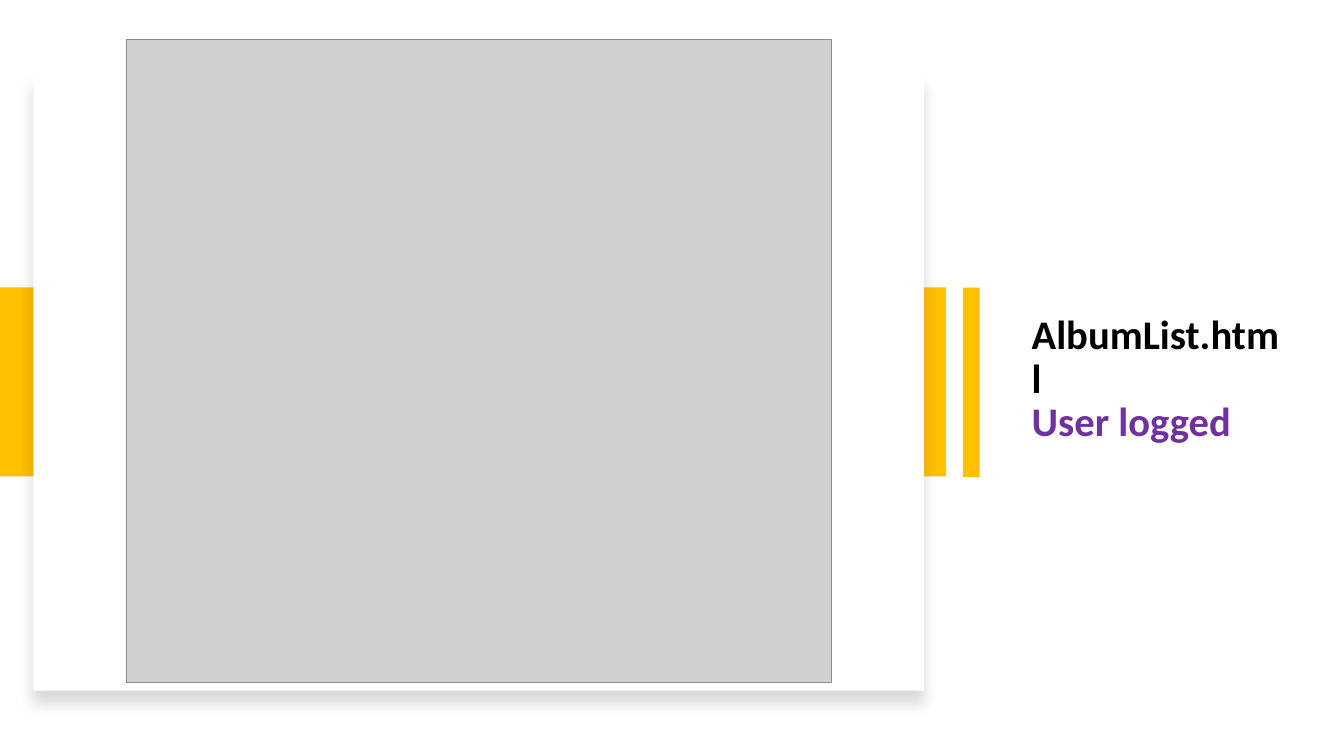
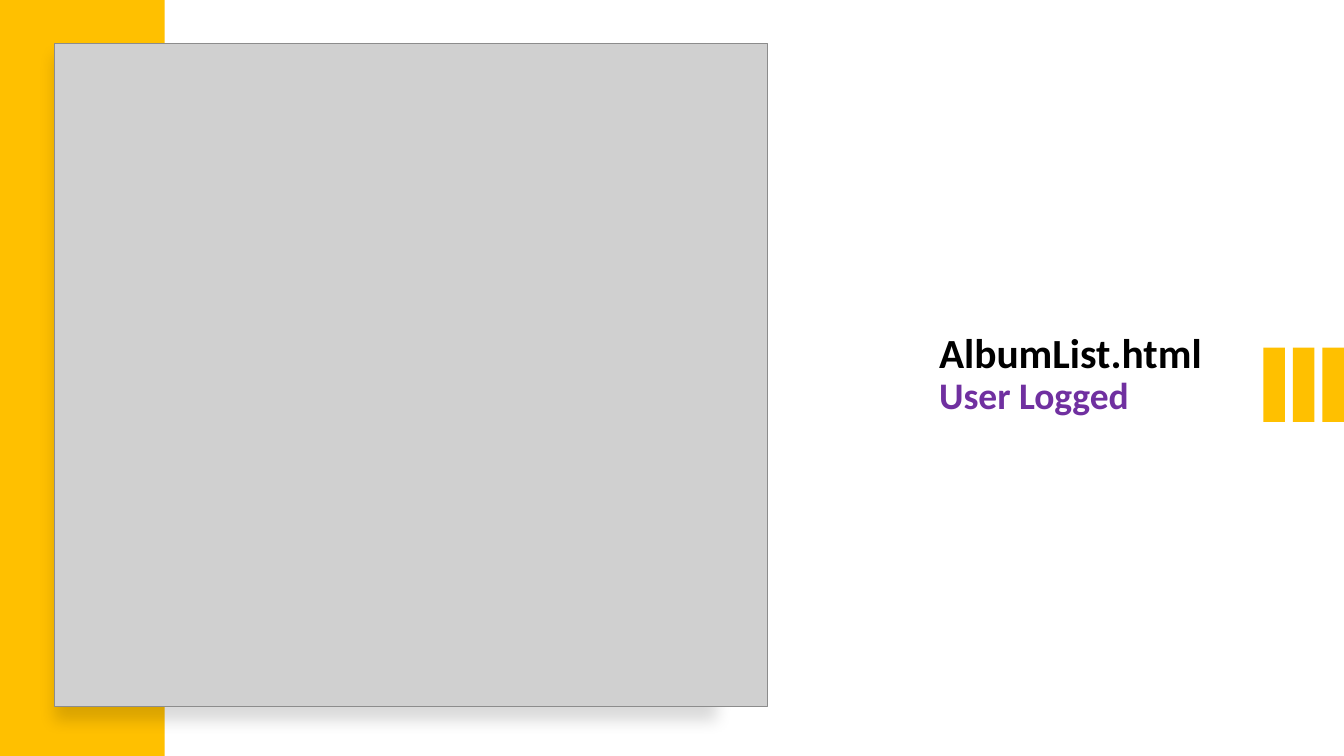
Before and after one commit to Giulsmoon/TecnologiePerIlWeb_Project1, a slide deck: slide 7 of Presentazioni Powerpoint/Progetto1_versione_PURE_HTML.pptx. Drawn at 1344x756 pixels with LibreOffice and Linux fonts; fonts in the diff are those of the drawing; grey boxes stand for pictures. Boxes give left, top, right and bottom in pixels: in the first picture for what was removed or moved away, otherwise in the second. Text is boxed around its words. In the diff, an @@ line names an element or a change of style, - is before the commit and + after.

```diff
--- a/Presentazioni Powerpoint/Progetto1_versione_PURE_HTML.pptx
+++ b/Presentazioni Powerpoint/Progetto1_versione_PURE_HTML.pptx
@@ rectangle added at (0,0,164,756), fill #FFC000 @@
@@ picture: place and size @@
-picture at (126,40,832,684)
+picture at (54,43,767,707)
@@ rectangle: place and size @@
-rectangle at (33,74,925,691)
+rectangle at (54,43,717,707)
@@ rectangle removed at (1,288,947,477) @@
@@ rectangle removed at (962,288,980,477) @@
@@ text "AlbumList.html User Logged" at (939,339,1202,416): vertical alignment middle to top @@
@@ text at (939,339,1202,416): text changed; size 29 to 29.6 pt @@
-AlbumList.html
-User logged
+AlbumList.html
+User Logged
@@ rectangle added at (1263,348,1285,422), fill #FFC000 @@
@@ rectangle added at (1294,348,1315,422), fill #FFC000 @@
@@ rectangle added at (1323,348,1344,422), fill #FFC000 @@
```
Also in this commit, not shown: 17 other slides changed, 2 slides added, 27 other files.
